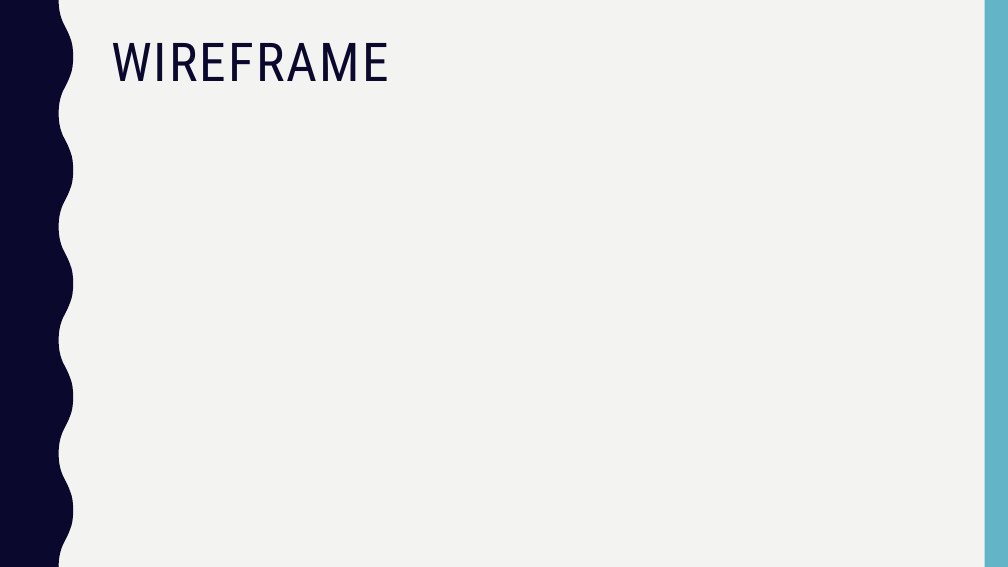
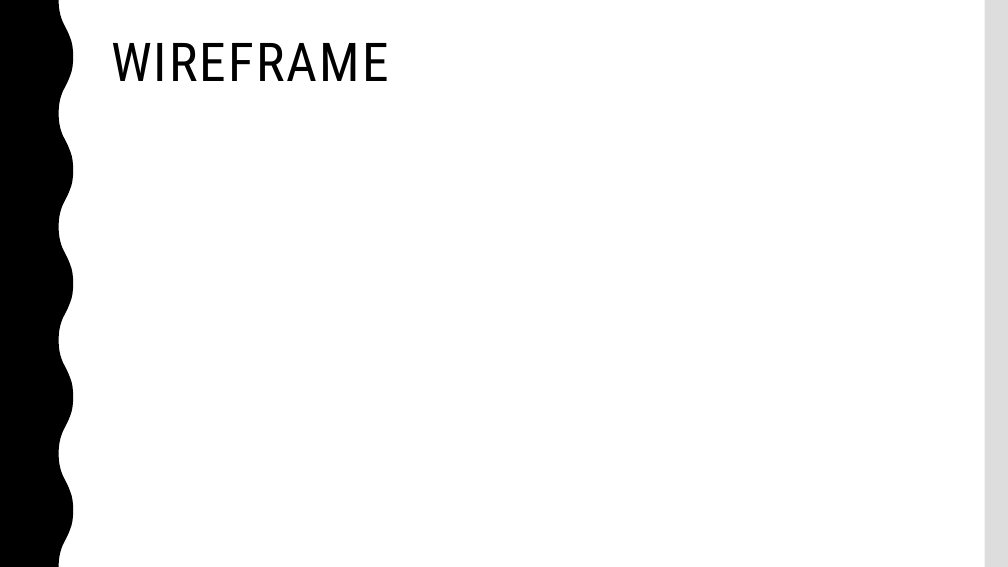
Before and after one commit to lucasdeaquino/TCC-armarios, a slide deck: slide 10 of Ricardo/2 Previaesse.pptx (slide 9 before the commit). Drawn at 1008x567 pixels with LibreOffice and Linux fonts; fonts in the diff are those of the drawing; background and template pictures are left out. Boxes give left, top, right and bottom in pixels: in the first picture for what was removed or moved away, otherwise in the second. Text is boxed around its words. In the diff, an @@ line names an element or a change of style, - is before the commit and + after.

```diff
--- a/Ricardo/2 Previaesse.pptx
+++ b/Ricardo/2 Previaesse.pptx
@@ background #F3F3F2 to picture (left out) @@
@@ freeform shape at [0, 0, 73, 567]: fill #0B082E to #000000 @@
@@ rectangle at [985, 0, 1008, 567]: fill #62B4C6 to #DDDDDD @@
@@ title "WIREFRAME" at [111, 43, 389, 81]: text colour #0B082E to #000000 @@
```
Also in this commit, not shown: 10 other slides changed, 1 slide added.
